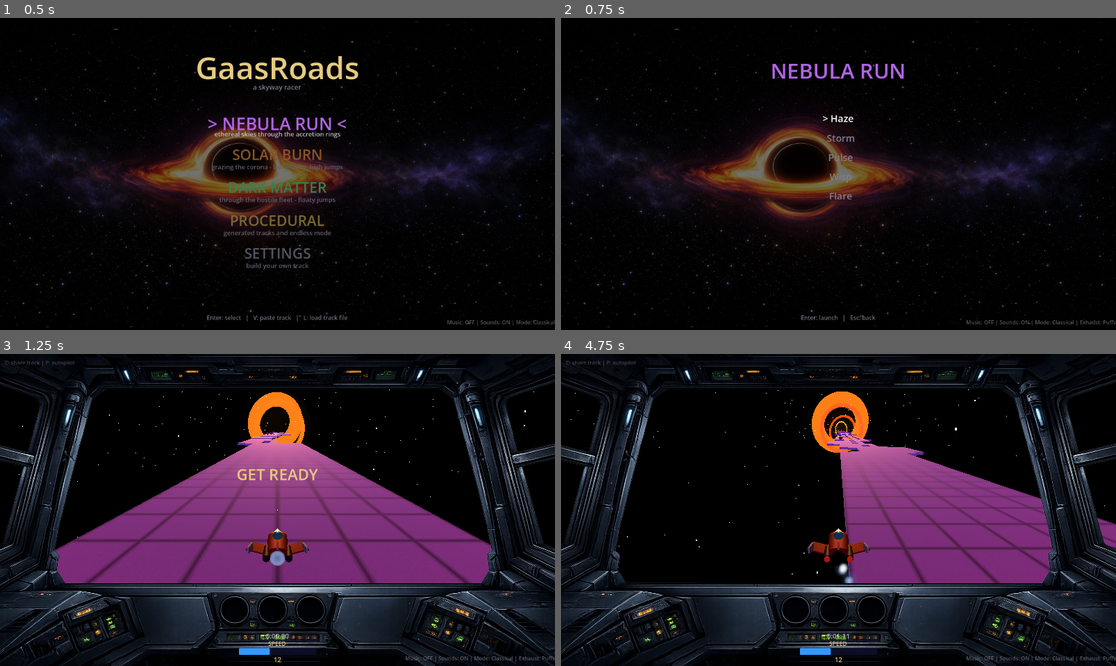
Above: before the commit, frames 1-4 (two rows, left to right).
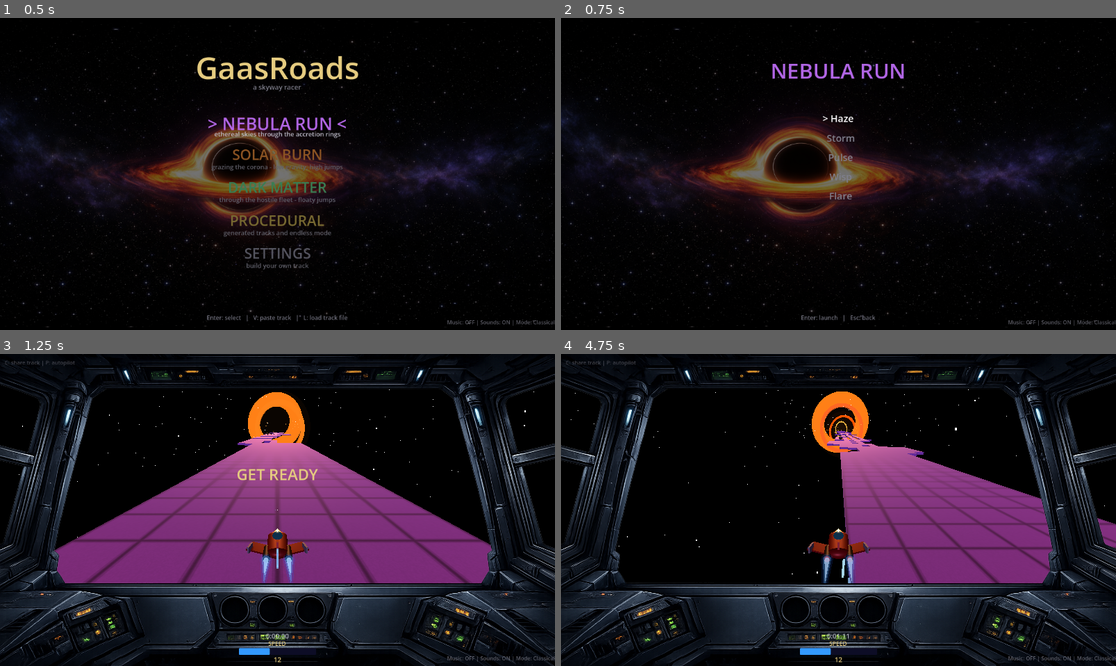
Above: after the commit, the same moments.

Repository: aleksitolvanen/gaasroads
Game: Godot game, scene res://Scenes/MainMenu.tscn
Same seed, same stepped clock (60 frames per second), same inputs: the game is played once before the commit and once after it. Sound files missing from this copy of the repository are replaced by a short silence.
Inputs:
- Up to frame 1 (0.5 s): no input
- Up to frame 2 (0.75 s): tap Enter (ui_accept) at 0.5 s; hold Right (ui_right) from 0.53 s (still down); tap E at 0.6 s
- Up to frame 3 (1.25 s): keep holding Right (ui_right); tap Enter (ui_accept) at 0.77 s
- Up to frame 4 (4.75 s): release Right (ui_right) at 1.28 s; hold Down (ui_down) 1.28-2.03 s; tap E at 1.35, 2.3, 3.05, 3.8, 4.55 s; tap Enter (ui_accept) at 1.52, 2.75, 3.02, 3.5, 3.77, 4.52 s; hold Right (ui_right) 2.03-2.78 s; hold Q 2.03-2.78 s; hold Up (ui_up) 2.78-3.53 s; tap C at 2.85 s; hold Left (ui_left) from 3.53 s (still down); tap V at 3.6 s; tap L at 4.35 s

Frame 1 is identical in both runs. In frame 2, 0.2% of the frame differs, in the area x 73-100%, y 96-99%; in frame 3, 0.4%; in frame 4, 0.6%, in the area x 46-100%, y 63-99%.

Commit message:
Make Cones+Streaks the ship exhaust, drop the style testbed

Diff:
--- a/Scripts/exhaust.gd
+++ b/Scripts/exhaust.gd
@@ -1,198 +1,72 @@
 class_name ShipExhaust
 extends Node3D
 
-# Swappable engine-exhaust rigs, for A/B testing in game: E cycles styles,
-# the status overlay names the active one. Styles:
-#   Classic       - the original rig: two CPUParticles layers of billboard
-#                   spheres, very short lifetimes (kept as the baseline)
-#   Puffs         - same two-layer idea, but soft radial-gradient quads with
-#                   real lifetimes and low damping: a tapering smoke trail
-#   Streaks       - thin velocity-aligned slivers: arcade motion streaks
-#   Cones         - no particles: nested translucent flame cones per nozzle
-#                   whose length tracks throttle (plume doubles as a gauge)
-#   Cones+Streaks - the cones with a sparse streak overlay
-
-enum { STYLE_CLASSIC, STYLE_PUFFS, STYLE_STREAKS, STYLE_CONES, STYLE_CONES_STREAKS, STYLE_COUNT }
-const STYLE_NAMES := ["Classic", "Puffs", "Streaks", "Cones", "Cones+Streaks"]
+# Engine exhaust: nested translucent flame cones per nozzle whose length
+# tracks throttle - the plume doubles as a speed gauge - plus a sparse
+# overlay of velocity-aligned streaks for motion sparkle.
 
 const NOZZLES := [Vector3(-0.24, -0.02, 0.6), Vector3(0.24, -0.02, 0.6)]
 
-var style := STYLE_CLASSIC
-var _emitters: Array[CPUParticles3D] = []
+var _streaks: CPUParticles3D
 var _cone_holders: Array[Node3D] = []
 var _cone_mats: Array[StandardMaterial3D] = []
 var _cone_base_alphas: Array[float] = []
 
-static func create(p_style: int) -> ShipExhaust:
-	var e := ShipExhaust.new()
-	e.style = p_style
-	match p_style:
-		STYLE_PUFFS:
-			e._build_puffs()
-		STYLE_STREAKS:
-			e._build_streaks(false)
-		STYLE_CONES:
-			e._build_cones()
-		STYLE_CONES_STREAKS:
-			e._build_cones()
-			e._build_streaks(true)
-		_:
-			e._build_classic()
-	return e
+func _init():
+	for nozzle in NOZZLES:
+		var holder := Node3D.new()
+		holder.position = nozzle
+		add_child(holder)
+		_cone_holders.append(holder)
+		_add_cone(holder, 0.055, 0.55, Color(1.0, 1.0, 1.0), Color(0.7, 0.9, 1.0), 4.0, 0.85)
+		_add_cone(holder, 0.09, 0.75, Color(0.4, 0.75, 1.0), Color(0.25, 0.6, 1.0), 2.5, 0.4)
+		_add_cone(holder, 0.13, 1.0, Color(0.15, 0.35, 0.95), Color(0.1, 0.25, 0.85), 1.5, 0.18)
+	_build_streaks()
 
 # Called from ship._physics_process with throttle fraction 0..1
 func update(speed_t: float):
-	var has_thrust := speed_t > 0.05
-	for em in _emitters:
-		em.emitting = has_thrust
-	match style:
-		STYLE_CLASSIC:
-			_emitters[0].initial_velocity_min = lerpf(1.0, 4.0, speed_t)
-			_emitters[0].initial_velocity_max = lerpf(2.0, 6.0, speed_t)
-			_emitters[1].initial_velocity_min = lerpf(0.8, 3.0, speed_t)
-			_emitters[1].initial_velocity_max = lerpf(1.5, 4.5, speed_t)
-			_emitters[1].spread = lerpf(25.0, 40.0, speed_t)
-		STYLE_PUFFS:
-			for em in _emitters:
-				em.initial_velocity_min = lerpf(2.0, 7.0, speed_t)
-				em.initial_velocity_max = lerpf(3.5, 11.0, speed_t)
-		STYLE_STREAKS, STYLE_CONES, STYLE_CONES_STREAKS:
-			for em in _emitters:
-				em.initial_velocity_min = lerpf(4.0, 14.0, speed_t)
-				em.initial_velocity_max = lerpf(7.0, 20.0, speed_t)
-	if not _cone_holders.is_empty():
-		var flicker := randf_range(-0.07, 0.07)
-		var length := lerpf(0.45, 2.6, speed_t) * (1.0 + flicker)
-		var vis := speed_t > 0.03
-		for h in _cone_holders:
-			h.visible = vis
-			h.scale = Vector3(1.0 + flicker * 0.3, 1.0 + flicker * 0.3, length)
-		for i in _cone_mats.size():
-			var a: float = _cone_base_alphas[i] * lerpf(0.55, 1.0, speed_t) * (1.0 + flicker * 2.0)
-			_cone_mats[i].albedo_color.a = clampf(a, 0.0, 1.0)
+	_streaks.emitting = speed_t > 0.05
+	_streaks.initial_velocity_min = lerpf(4.0, 14.0, speed_t)
+	_streaks.initial_velocity_max = lerpf(7.0, 20.0, speed_t)
+	var flicker := randf_range(-0.07, 0.07)
+	var length := lerpf(0.45, 2.6, speed_t) * (1.0 + flicker)
+	var vis := speed_t > 0.03
+	for h in _cone_holders:
+		h.visible = vis
+		h.scale = Vector3(1.0 + flicker * 0.3, 1.0 + flicker * 0.3, length)
+	for i in _cone_mats.size():
+		var a: float = _cone_base_alphas[i] * lerpf(0.55, 1.0, speed_t) * (1.0 + flicker * 2.0)
+		_cone_mats[i].albedo_color.a = clampf(a, 0.0, 1.0)
 
 # Explosion: kill all output immediately
 func shut_down():
-	for em in _emitters:
-		em.emitting = false
+	_streaks.emitting = false
 	for h in _cone_holders:
 		h.visible = false
 
-# ---------------- style builders ----------------
+func _add_cone(holder: Node3D, radius: float, length: float, albedo: Color, emission: Color, energy: float, alpha: float):
+	var mesh := CylinderMesh.new()
+	mesh.top_radius = 0.0
+	mesh.bottom_radius = radius
+	mesh.height = length
+	mesh.radial_segments = 12
+	var mat := _glow_mat(albedo, emission, energy, false, false)
+	mat.albedo_color.a = alpha
+	mesh.material = mat
+	var cone := MeshInstance3D.new()
+	cone.mesh = mesh
+	# +90deg about X maps the cone's +Y apex to +Z: base at the nozzle,
+	# tip trailing behind the ship
+	cone.rotation_degrees = Vector3(90, 0, 0)
+	cone.position = Vector3(0, 0, length / 2.0)
+	holder.add_child(cone)
+	_cone_mats.append(mat)
+	_cone_base_alphas.append(alpha)
 
-func _build_classic():
-	# The original rig, verbatim: dense short cone of billboard spheres
-	var core := CPUParticles3D.new()
-	core.position = Vector3(0, 0, 0.56)
-	core.amount = 45
-	core.lifetime = 0.06
-	core.direction = Vector3(0, 0, 1)
-	core.spread = 20.0
-	core.initial_velocity_min = 2.0
-	core.initial_velocity_max = 4.0
-	core.gravity = Vector3.ZERO
-	core.damping_min = 25.0
-	core.damping_max = 40.0
-	core.scale_amount_min = 0.8
-	core.scale_amount_max = 1.2
-	var core_curve := Curve.new()
-	core_curve.add_point(Vector2(0, 1.0))
-	core_curve.add_point(Vector2(0.15, 0.6))
-	core_curve.add_point(Vector2(0.4, 0.2))
-	core_curve.add_point(Vector2(1.0, 0.0))
-	core.scale_amount_curve = core_curve
-	var core_grad := Gradient.new()
-	core_grad.set_color(0, Color(0.9, 0.97, 1.0, 0.9))
-	core_grad.add_point(0.3, Color(0.5, 0.8, 1.0, 0.6))
-	core_grad.set_color(1, Color(0.2, 0.5, 0.9, 0.0))
-	core.color_ramp = core_grad
-	var core_mesh := SphereMesh.new()
-	core_mesh.radius = 0.1
-	core_mesh.height = 0.2
-	core_mesh.material = _glow_mat(Color(0.8, 0.95, 1.0), Color(0.6, 0.85, 1.0), 5.0, false, true)
-	core.mesh = core_mesh
-	add_child(core)
-	_emitters.append(core)
-
-	var outer := CPUParticles3D.new()
-	outer.position = Vector3(0, 0, 0.56)
-	outer.amount = 35
-	outer.lifetime = 0.08
-	outer.direction = Vector3(0, 0, 1)
-	outer.spread = 35.0
-	outer.initial_velocity_min = 1.5
-	outer.initial_velocity_max = 3.0
-	outer.gravity = Vector3.ZERO
-	outer.damping_min = 20.0
-	outer.damping_max = 35.0
-	outer.scale_amount_min = 1.0
-	outer.scale_amount_max = 1.8
-	var outer_curve := Curve.new()
-	outer_curve.add_point(Vector2(0, 1.0))
-	outer_curve.add_point(Vector2(0.1, 0.5))
-	outer_curve.add_point(Vector2(0.3, 0.15))
-	outer_curve.add_point(Vector2(1.0, 0.0))
-	outer.scale_amount_curve = outer_curve
-	var outer_grad := Gradient.new()
-	outer_grad.set_color(0, Color(0.25, 0.55, 1.0, 0.5))
-	outer_grad.add_point(0.4, Color(0.1, 0.3, 0.8, 0.15))
-	outer_grad.set_color(1, Color(0.05, 0.15, 0.5, 0.0))
-	outer.color_ramp = outer_grad
-	var outer_mesh := SphereMesh.new()
-	outer_mesh.radius = 0.12
-	outer_mesh.height = 0.24
-	outer_mesh.material = _glow_mat(Color(0.2, 0.5, 1.0), Color(0.15, 0.4, 0.9), 2.5, false, true)
-	outer.mesh = outer_mesh
-	add_child(outer)
-	_emitters.append(outer)
-
-func _build_puffs():
-	# Soft radial-gradient quads with real lifetimes: a tapering trail
-	var core := _puff_emitter(0.10, 30, 0.22, 14.0, 6.0)
-	var core_grad := Gradient.new()
-	core_grad.set_color(0, Color(1.0, 1.0, 1.0, 0.9))
-	core_grad.add_point(0.25, Color(0.55, 0.85, 1.0, 0.55))
-	core_grad.set_color(1, Color(0.15, 0.4, 0.9, 0.0))
-	core.color_ramp = core_grad
-	var outer := _puff_emitter(0.17, 22, 0.34, 26.0, 3.0)
-	var outer_grad := Gradient.new()
-	outer_grad.set_color(0, Color(0.35, 0.65, 1.0, 0.45))
-	outer_grad.add_point(0.4, Color(0.15, 0.35, 0.85, 0.2))
-	outer_grad.set_color(1, Color(0.05, 0.15, 0.5, 0.0))
-	outer.color_ramp = outer_grad
-
-func _puff_emitter(size: float, amount: int, lifetime: float, spread: float, damping: float) -> CPUParticles3D:
-	var em := CPUParticles3D.new()
-	em.position = Vector3(0, 0, 0.6)
-	em.amount = amount
-	em.lifetime = lifetime
-	em.direction = Vector3(0, 0, 1)
-	em.spread = spread
-	em.gravity = Vector3.ZERO
-	em.damping_min = damping
-	em.damping_max = damping * 1.6
-	em.scale_amount_min = 0.7
-	em.scale_amount_max = 1.3
-	var curve := Curve.new()
-	curve.add_point(Vector2(0, 0.9))
-	curve.add_point(Vector2(0.3, 1.0))
-	curve.add_point(Vector2(1.0, 0.0))
-	em.scale_amount_curve = curve
-	var mesh := QuadMesh.new()
-	mesh.size = Vector2(size * 2.0, size * 2.0)
-	var mat := _glow_mat(Color.WHITE, Color(0.6, 0.85, 1.0), 3.0, true, true)
-	mat.albedo_texture = _puff_texture()
-	mesh.material = mat
-	em.mesh = mesh
-	add_child(em)
-	_emitters.append(em)
-	return em
-
-func _build_streaks(sparse: bool):
-	# Thin slivers aligned to their velocity: motion streaks
+func _build_streaks():
 	var em := CPUParticles3D.new()
 	em.position = Vector3(0, 0, 0.62)
-	em.amount = 10 if sparse else 22
+	em.amount = 10
 	em.lifetime = 0.22
 	em.direction = Vector3(0, 0, 1)
 	em.spread = 9.0
@@ -215,40 +89,7 @@
 	mesh.material = _glow_mat(Color(0.8, 0.95, 1.0), Color(0.5, 0.8, 1.0), 4.0, true, false)
 	em.mesh = mesh
 	add_child(em)
-	_emitters.append(em)
-
-func _build_cones():
-	# Nested translucent flame cones per nozzle; update() stretches them
-	# with throttle and flickers alpha - the plume reads as a speed gauge
-	for nozzle in NOZZLES:
-		var holder := Node3D.new()
-		holder.position = nozzle
-		add_child(holder)
-		_cone_holders.append(holder)
-		_add_cone(holder, 0.055, 0.55, Color(1.0, 1.0, 1.0), Color(0.7, 0.9, 1.0), 4.0, 0.85)
-		_add_cone(holder, 0.09, 0.75, Color(0.4, 0.75, 1.0), Color(0.25, 0.6, 1.0), 2.5, 0.4)
-		_add_cone(holder, 0.13, 1.0, Color(0.15, 0.35, 0.95), Color(0.1, 0.25, 0.85), 1.5, 0.18)
-
-func _add_cone(holder: Node3D, radius: float, length: float, albedo: Color, emission: Color, energy: float, alpha: float):
-	var mesh := CylinderMesh.new()
-	mesh.top_radius = 0.0
-	mesh.bottom_radius = radius
-	mesh.height = length
-	mesh.radial_segments = 12
-	var mat := _glow_mat(albedo, emission, energy, false, false)
-	mat.albedo_color.a = alpha
-	mesh.material = mat
-	var cone := MeshInstance3D.new()
-	cone.mesh = mesh
-	# +90deg about X maps the cone's +Y apex to +Z: base at the nozzle,
-	# tip trailing behind the ship
-	cone.rotation_degrees = Vector3(90, 0, 0)
-	cone.position = Vector3(0, 0, length / 2.0)
-	holder.add_child(cone)
-	_cone_mats.append(mat)
-	_cone_base_alphas.append(alpha)
-
-# ---------------- shared helpers ----------------
+	_streaks = em
 
 func _glow_mat(albedo: Color, emission: Color, energy: float, vertex_color: bool, billboard: bool) -> StandardMaterial3D:
 	var mat := StandardMaterial3D.new()
@@ -260,20 +101,6 @@
 	mat.transparency = BaseMaterial3D.TRANSPARENCY_ALPHA
 	if billboard:
 		mat.billboard_mode = BaseMaterial3D.BILLBOARD_ENABLED
-	# Particle color ramps tint via vertex COLOR - without this flag the
-	# gradient is ignored (the Classic rig's ramps never actually applied)
+	# Particle color ramps tint via vertex COLOR
 	mat.vertex_color_use_as_albedo = vertex_color
 	return mat
-
-func _puff_texture() -> GradientTexture2D:
-	var g := Gradient.new()
-	g.set_color(0, Color(1, 1, 1, 1))
-	g.set_color(1, Color(1, 1, 1, 0))
-	var t := GradientTexture2D.new()
-	t.gradient = g
-	t.fill = GradientTexture2D.FILL_RADIAL
-	t.fill_from = Vector2(0.5, 0.5)
-	t.fill_to = Vector2(0.5, 0.0)
-	t.width = 64
-	t.height = 64
-	return t
--- a/Scripts/game_state.gd
+++ b/Scripts/game_state.gd
@@ -19,7 +19,6 @@
 var autopilot := false
 var menu_group := 1
 var menu_track := 0
-var exhaust_style := 0
 # Only menu-launched tracks may record completions/best times; imported or
 # file-loaded tracks have no menu identity to record against.
 var run_records := false
--- a/Scripts/ship.gd
+++ b/Scripts/ship.gd
@@ -172,10 +172,9 @@
 	dfin.material = body_mat
 	_part(dfin, Vector3(0, 0.17, 0.3), Vector3(0, -90, 0))
 
-	# Exhaust rig - style comes from GameState (E cycles it in game)
 	if _exhaust:
 		_exhaust.queue_free()
-	_exhaust = ShipExhaust.create(GameState.exhaust_style)
+	_exhaust = ShipExhaust.new()
 	add_child(_exhaust)
 
 func _physics_process(delta):
@@ -219,10 +218,6 @@
 			lerpf(0.0, 0.05, speed_t)
 		)
 	if _exhaust:
-		if _exhaust.style != GameState.exhaust_style:
-			_exhaust.queue_free()
-			_exhaust = ShipExhaust.create(GameState.exhaust_style)
-			add_child(_exhaust)
 		_exhaust.update(speed_t)
 
 	var vel := Vector3(0, 0, -current_speed)
--- a/Scripts/status_overlay.gd
+++ b/Scripts/status_overlay.gd
@@ -9,7 +9,6 @@
 var _s_sfx := true
 var _s_mode := false
 var _s_ap := false
-var _s_ex := -1
 
 func _ready():
 	var layer := CanvasLayer.new()
@@ -30,21 +29,18 @@
 func _process(_delta):
 	# Rebuild the status line only when a flag actually changed
 	if _init and Music.enabled == _s_music and GameState.sfx_enabled == _s_sfx \
-			and GameState.classical_mode == _s_mode and GameState.autopilot == _s_ap \
-			and GameState.exhaust_style == _s_ex:
+			and GameState.classical_mode == _s_mode and GameState.autopilot == _s_ap:
 		return
 	_init = true
 	_s_music = Music.enabled
 	_s_sfx = GameState.sfx_enabled
 	_s_mode = GameState.classical_mode
 	_s_ap = GameState.autopilot
-	_s_ex = GameState.exhaust_style
 	var music_str := "ON" if _s_music else "OFF"
 	var sfx_str := "ON" if _s_sfx else "OFF"
 	var mode_str := "Classical" if _s_mode else "Normal"
 	var ap_str := " | AUTOPILOT" if _s_ap else ""
-	var ex_str := " | Exhaust: %s" % ShipExhaust.STYLE_NAMES[_s_ex] if _s_ex > 0 else ""
-	_label.text = "Music: %s | Sounds: %s | Mode: %s%s%s" % [music_str, sfx_str, mode_str, ap_str, ex_str]
+	_label.text = "Music: %s | Sounds: %s | Mode: %s%s" % [music_str, sfx_str, mode_str, ap_str]
 
 func _input(event):
 	if event is InputEventKey and event.pressed and not event.echo:
@@ -54,5 +50,3 @@
 			GameState.classical_mode = not GameState.classical_mode
 		elif event.keycode == KEY_P:
 			GameState.autopilot = not GameState.autopilot
-		elif event.keycode == KEY_E:
-			GameState.exhaust_style = (GameState.exhaust_style + 1) % ShipExhaust.STYLE_COUNT
